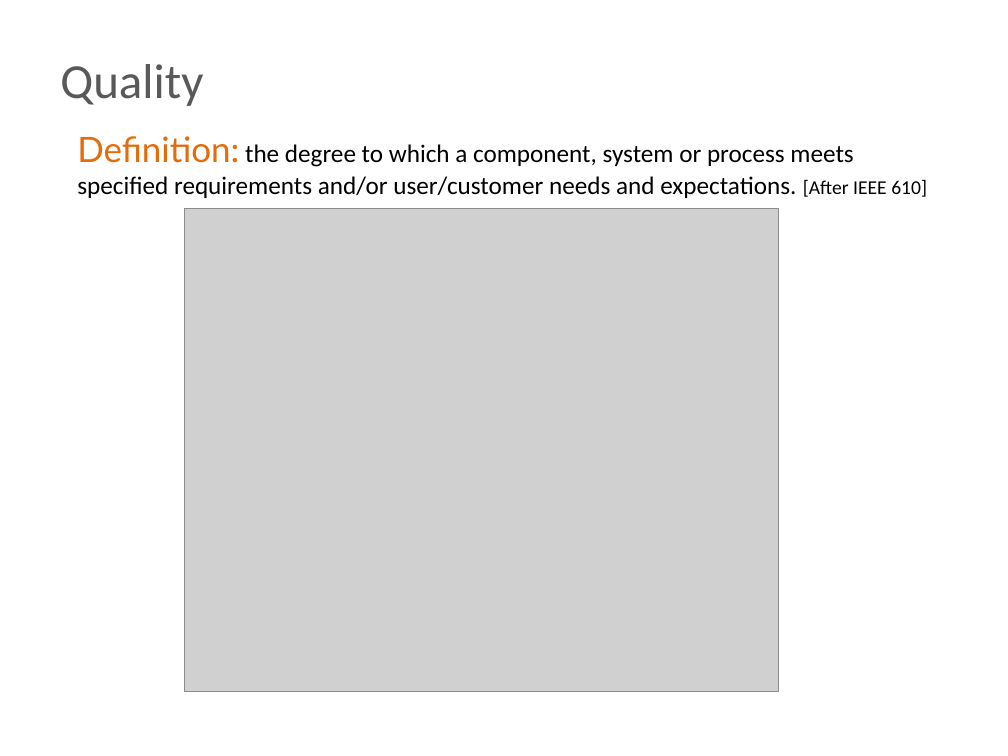
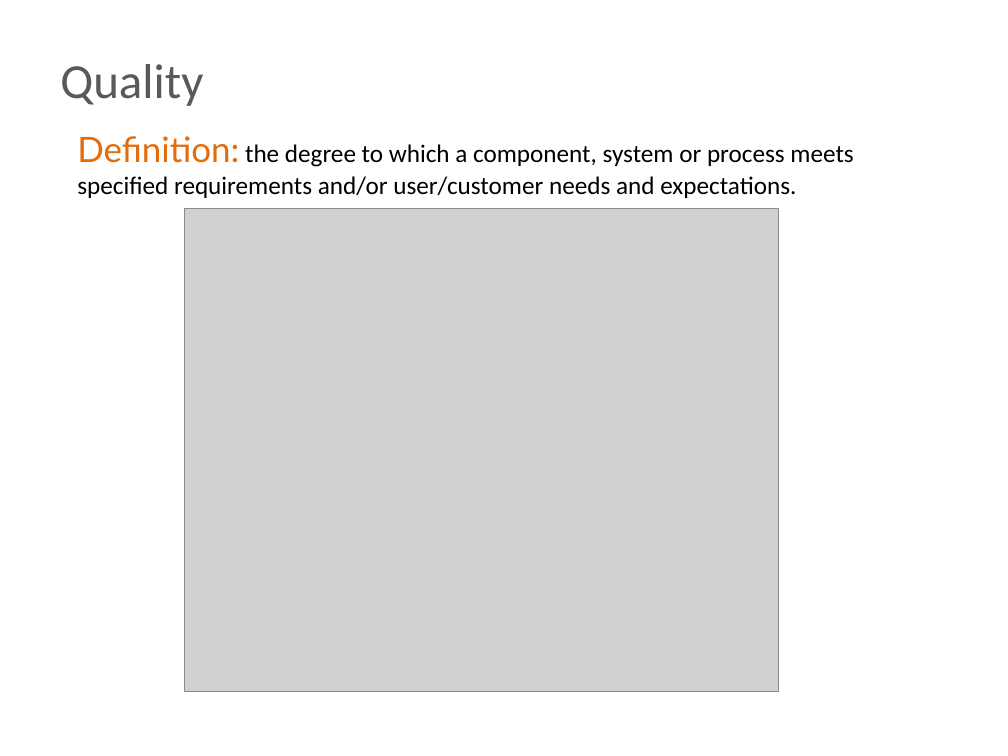
Before and after one commit to BigRacer/swtesting, a slide deck: slide 17 of 1.Introduction_part2/Introduction.pptx (slide 11 before the commit). Drawn at 1008x756 pixels with LibreOffice and Linux fonts; fonts in the diff are those of the drawing; grey boxes stand for pictures; background and template pictures are left out. Boxes give left, top, right and bottom in pixels: in the first picture for what was removed or moved away, otherwise in the second. Text is boxed around its words. In the diff, an @@ line names an element or a change of style, - is before the commit and + after.

```diff
--- a/1.Introduction_part2/Introduction.pptx
+++ b/1.Introduction_part2/Introduction.pptx
@@ text at (x1=77, y1=136, x2=853, y2=198): text changed @@
-Definition: the degree to which a component, system or process meets specified requirements and/or user/customer needs and expectations. [After IEEE 610]
+Definition: the degree to which a component, system or process meets specified requirements and/or user/customer needs and expectations.
```
Also in this commit, not shown: 6 other slides changed, 6 slides added, 3 other files.
